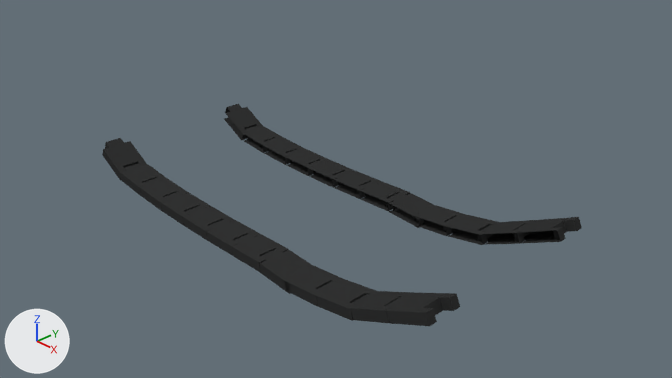
The Blender file BotFactory/Assets/Models/Debug/TankFull.blend: old version first, new version second.
Camera for both pictures: the file's camera 'Camera'. Arrows for +X, +Y and +Z are at lower left; the lights stay in place. The same objects are shown in both versions, whatever each file hides.

The first picture shows 'gasienica', 'gasienica.001', 'gasienica.002', 'gasienica.003', 'gasienica.004', 'gasienica.005', 'gasienica.006', 'gasienica.007', 'gasienica.008', 'gasienica.009', 'gasienica.010', 'gasienica.011'.
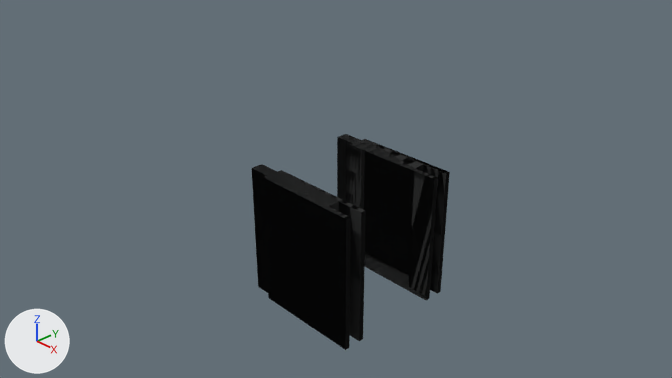
Where the change shows, as pixel boxes (x1, y1, x2, y2) in the pictures (672 x 378 px):
'gasienica', moved, turned, rescaled: before (102, 104, 264, 180); after (252, 137, 450, 350)
'gasienica.002', moved, turned, rescaled: before (140, 138, 307, 211); after (263, 134, 415, 348)
'gasienica.008', moved, turned, rescaled (not visible afterwards): before (386, 217, 582, 326)
'gasienica.006', moved, turned, rescaled (not visible afterwards): before (317, 215, 501, 321)
'gasienica.011', turned, rescaled: before (232, 181, 410, 272); after (365, 255, 409, 287)
'gasienica.009', moved, turned, rescaled (not visible afterwards): before (285, 205, 468, 307)
'gasienica.007', moved, turned, rescaled (not visible afterwards): before (350, 220, 538, 323)
'gasienica.003', moved, rescaled (not visible afterwards): before (206, 170, 382, 256)
'gasienica.004', moved, rescaled (not visible afterwards): before (183, 160, 355, 240)
'gasienica.005', moved, rescaled (not visible afterwards): before (161, 149, 329, 225)
'gasienica.001', moved, turned, rescaled (not visible afterwards): before (121, 126, 285, 196)
'gasienica.010', unchanged, covered by the edit: before (260, 192, 436, 294)

Edits to the bpy script that builds the scene:
```text
Change ob_gasienica_008:
    ob_gasienica_008.rotation_euler: (3.142, -0.445, 0.0) -> (0.0, 0.0, 0.0)  # degrees (180, -25, 0) -> degrees (0, 0, 0)
    ob_gasienica_008.scale: (0.372, 1.52, 0.0769) -> (1.0, 1.0, 1.0)
    ob_gasienica_008.location: (2.97, 0.0, 0.42) -> (0.0, 0.0, 0.0)
Change ob_gasienica_007:
    ob_gasienica_007.rotation_euler: (3.142, -0.43, 0.0) -> (0.0, 0.0, 0.0)  # degrees (180, -25, 0) -> degrees (0, 0, 0)
    ob_gasienica_007.scale: (0.372, 1.52, 0.0769) -> (1.0, 1.0, 1.0)
    ob_gasienica_007.location: (2.4, 0.0, 0.16) -> (0.0, 0.0, 0.0)
Change ob_gasienica_006:
    ob_gasienica_006.rotation_euler: (3.142, -0.182, 0.0) -> (0.0, 0.0, 0.0)  # degrees (180, -10, 0) -> degrees (0, 0, 0)
    ob_gasienica_006.scale: (0.372, 1.52, 0.0769) -> (1.0, 1.0, 1.0)
    ob_gasienica_006.location: (1.79, 0.0, 0.05) -> (0.0, 0.0, 0.0)
Change ob_gasienica_009:
    ob_gasienica_009.rotation_euler: (3.142, -0.109, 0.0) -> (0.0, 0.0, 0.0)  # degrees (180, -6.2, 0) -> degrees (0, 0, 0)
    ob_gasienica_009.scale: (0.372, 1.52, 0.0769) -> (1.0, 1.0, 1.0)
    ob_gasienica_009.location: (1.17, 0.0, -0.02) -> (0.0, 0.0, 0.0)
Change ob_gasienica_011:
    ob_gasienica_011.rotation_euler: (3.142, -0.0322, 0.0) -> (0.0, 0.0, 0.0)  # degrees (180, -1.8, 0) -> degrees (0, 0, 0)
    ob_gasienica_011.scale: (0.372, 1.52, 0.0769) -> (1.0, 1.0, 1.0)
Change ob_gasienica_003:
    ob_gasienica_003.location: (-0.61, 0.0, -0.03) -> (0.0, 0.0, 0.0)
    ob_gasienica_003.scale: (0.372, 1.52, 0.0769) -> (1.0, 1.0, 1.0)
Change ob_gasienica_004:
    ob_gasienica_004.location: (-1.24, 0.0, -0.03) -> (0.0, 0.0, 0.0)
    ob_gasienica_004.scale: (0.372, 1.52, 0.0769) -> (1.0, 1.0, 1.0)
Change ob_gasienica_005:
    ob_gasienica_005.location: (-1.86, 0.0, -0.02) -> (0.0, 0.0, 0.0)
    ob_gasienica_005.scale: (0.372, 1.52, 0.0769) -> (1.0, 1.0, 1.0)
Change ob_gasienica_001:
    ob_gasienica_001.rotation_euler: (3.142, 0.0954, 0.0) -> (0.0, 0.0, 0.0)  # degrees (180, 5.5, 0) -> degrees (0, 0, 0)
    ob_gasienica_001.scale: (0.372, 1.52, 0.0769) -> (1.0, 1.0, 1.0)
    ob_gasienica_001.location: (-3.11, 0.0, 0.07) -> (0.0, 0.0, 0.0)
Change ob_gasienica:
    ob_gasienica.rotation_euler: (3.142, 0.493, 0.0) -> (0.0, 0.0, 0.0)  # degrees (180, 28, 0) -> degrees (0, 0, 0)
    ob_gasienica.scale: (0.372, 1.52, 0.0769) -> (1.0, 1.0, 1.0)
    ob_gasienica.location: (-3.66, 0.0, 0.36) -> (0.0, 0.0, 0.0)
Change ob_gasienica_002:
    ob_gasienica_002.rotation_euler: (3.142, 0.0525, 0.0) -> (0.0, 0.0, 0.0)  # degrees (180, 3, 0) -> degrees (0, 0, 0)
    ob_gasienica_002.scale: (0.372, 1.52, 0.0769) -> (1.0, 1.0, 1.0)
    ob_gasienica_002.location: (-2.48, 0.0, 0.01) -> (0.0, 0.0, 0.0)
```
